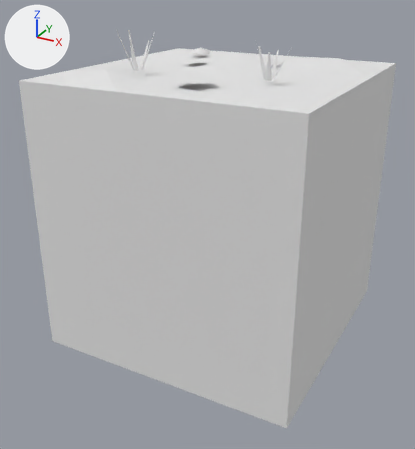
A saved change to the FBX model Assets/Tiles/Blend/Blend Sand Dark 3.fbx.
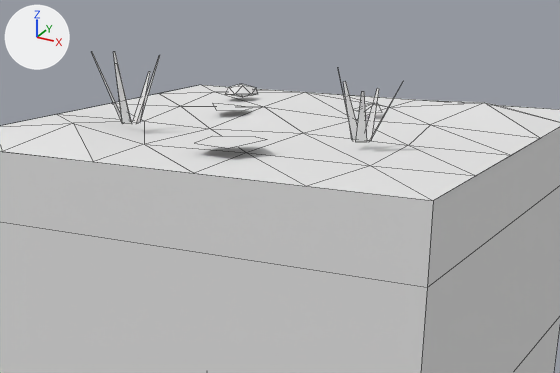
There are two pictures of each version: one whole from a camera (50 mm lens) standing at (1.94, -3.77, 1.7) and looking at (-0.04, -0.16, -0.1), one close up on the part from 15% to 92% of the width and 0% to 47% of the height. Arrows for +X, +Y and +Z are at upper left; the lights stay in place. The older version's two pictures come first. The close-ups show mesh edges as thin lines. Where no turn or scale is listed for an object, it has been applied to the vertices. Vertices at exactly the same position are counted once.

Names of what the first close-up shows: 'Blend Sand Dark 3'.
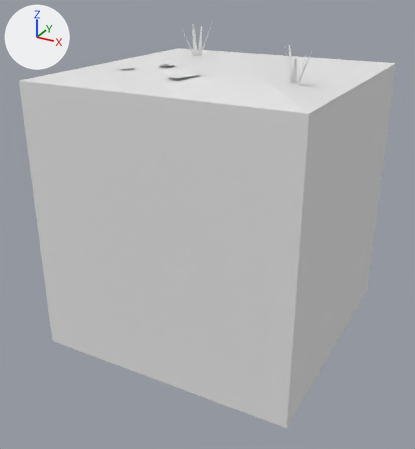
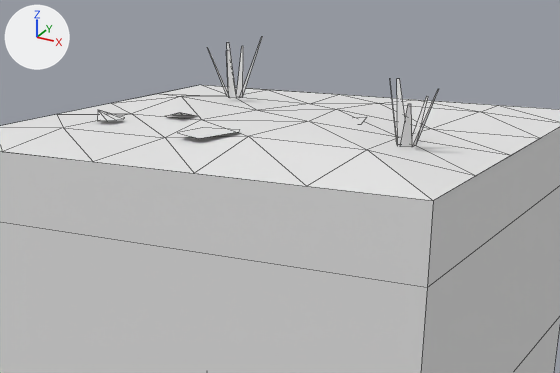
Location of each change, [x1, y1, x2, y2] in pixels of the close-ups (560 x 373 px; the box of a moved part takes in the faces that stretch with it):
```json
{"object": "Blend Sand Dark 3", "change": "reshaped", "before": [0, 52, 560, 373], "after": [0, 36, 560, 373]}
{"part": 1, "of": "me_blend_sand_dark_3", "change": "moved or reshaped", "before": [354, 102, 382, 113], "after": [168, 113, 195, 116]}
{"part": 2, "of": "me_blend_sand_dark_3", "change": "added", "after": [98, 110, 125, 121]}
{"part": 3, "of": "me_blend_sand_dark_3", "change": "moved or reshaped", "before": [137, 55, 160, 124], "after": [239, 36, 263, 98]}
{"part": 4, "of": "me_blend_sand_dark_3", "change": "moved or reshaped", "before": [115, 63, 132, 124], "after": [227, 42, 237, 98]}
{"part": 5, "of": "me_blend_sand_dark_3", "change": "deleted", "before": [92, 52, 403, 142]}
{"part": 6, "of": "me_blend_sand_dark_3", "change": "reshaped", "before": [0, 85, 560, 200], "after": [0, 46, 560, 200]}
```

The change, as JSON lines over the scene's bpy script:
```json
{"block": "me_blend_sand_dark_3", "where": "# used by ob_blend_sand_dark_3; location = (0.0, 0.0, 0.0)"}
{"op": "remove", "block": "me_blend_sand_dark_3", "code": "me_blend_sand_dark_3.from_pydata(...)  # 116 vertices, 99 faces; spans x -1.0..1.0, y -1.0..1.0, z -1.0..1.35"}
{"op": "add", "block": "me_blend_sand_dark_3", "code": "me_blend_sand_dark_3.from_pydata(...)  # 110 vertices, 83 faces; spans x -1.0..1.0, y -1.0..1.0, z -1.0..1.36"}
{"block": "me_blend_sand_dark_3", "change": "me_blend_sand_dark_3 part 1: the loose piece of 6 vertices spanning x 0.19..0.32, y 0.24..0.36, z 1.09..1.12 is turned -149.3 degrees about the z axis through its middle and scaled by 1.04, then moved by (-0.58, -0.55, 0.0)"}
{"block": "me_blend_sand_dark_3", "change": "me_blend_sand_dark_3 part 2: the loose piece of 6 vertices spanning x 0.19..0.32, y 0.24..0.36, z 1.09..1.12 is copied, and the copy is turned 74.6 degrees about the z axis through its middle and scaled by 0.988, then moved by (-0.83, -0.71, 0.0); it spans x -0.63..-0.51, y -0.48..-0.36, z 1.09..1.12"}
{"block": "me_blend_sand_dark_3", "change": "me_blend_sand_dark_3 part 3: the loose piece of 4 vertices spanning x -0.4..-0.3, y -0.47..-0.43, z 1.09..1.34 is moved by (-0.02, 0.84, 0.01)"}
{"block": "me_blend_sand_dark_3", "change": "me_blend_sand_dark_3 part 4: the loose piece of 4 vertices spanning x -0.44..-0.4, y -0.56..-0.49, z 1.09..1.32 is moved by (-0.02, 0.86, 0.01)"}
{"block": "me_blend_sand_dark_3", "change": "me_blend_sand_dark_3 part 5: 9 loose pieces with 45 vertices, spanning x -0.55..0.65, y -0.52..0.42, z 1.09..1.35, are deleted"}
{"block": "me_blend_sand_dark_3", "change": "me_blend_sand_dark_3 part 6"}
{"block": "me_blend_sand_dark_3", "change": "3 vertices are removed from x 0.51..0.55, y -0.37..-0.33, z 1.09..1.26"}
{"block": "me_blend_sand_dark_3", "change": "1 face is deleted"}
{"block": "me_blend_sand_dark_3", "change": "22 vertices move from x -0.65..0.65, y -0.78..0.63, z 1.05..1.11 to x -0.64..0.64, y -0.66..0.65, z 1.05..1.11"}
{"block": "me_blend_sand_dark_3", "change": "36 vertices are added at x -0.53..0.79, y -0.49..0.45, z 1.09..1.31"}
{"block": "me_blend_sand_dark_3", "change": "9 new faces join them"}
```
